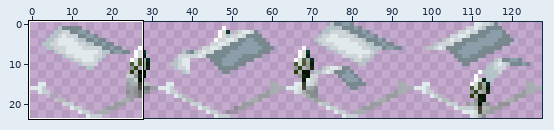
Sprite sheet: 1x1_2_winter_UPG.png. Above: a wide view before the commit, with the close-up outlined.
Close-up. Old version:
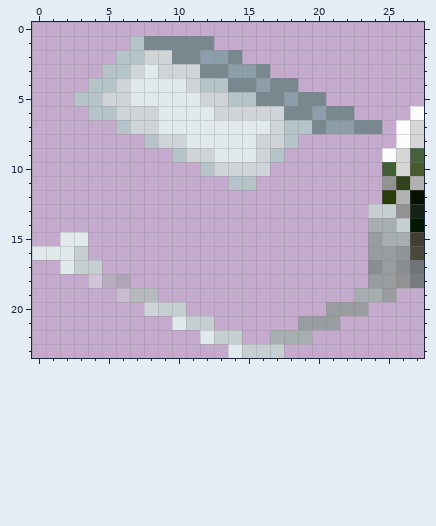
The file is 128x24 pixels. Pixels under 10% opacity are left out. Colours within 5 levels of each other are drawn and written as one. Shown: x 0..27, y 0..23.
The same view after the edit:
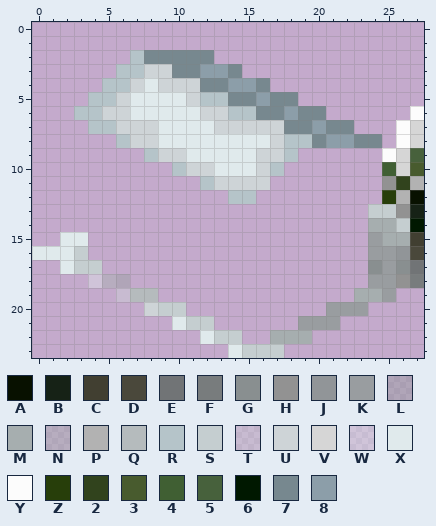
Palette (. is transparent): A #081100  B #162216  C #413f31  D #4a483b  E #717476  F #787c7d  G #898f90  H #929292  J #919598  K #999da0  L #9ba0a27b  M #a6aeaf  N #a9b0b27b  P #b2b2b2  Q #b5bbbd  R #b5c4c9  S #c5ced0  T #ced4d769  U #ced4d7  V #d6d6d6  W #e0eaec69  X #e0eaec  Y #fcfcfc  Z #273e0a  2 #31431d  3 #485b2e  4 #405f33  5 #47613c  6 #001800  7 #77888f  8 #8c9ea9
Edits made:
y 1: x 7..12 R77777 -> ......
y 2: x 6 R -> .; x 8..9 UU -> 77; x 12..14 887 -> 7..
y 3: x 5 R -> .; x 7..8 UX -> RU; x 10..16 UU77887 -> 77887..
y 4: x 4 R -> .; x 6..7 UX -> RU; x 9..10 XX -> UU; x 12..18 RR77877 -> 77887..
y 5: x 3 R -> .; x 5 U -> R; x 11..16 XUURR7 -> URR778; x 18..20 877 -> 7..
y 6: x 3 . -> R; x 5 R -> U; x 7..8 UU -> XX; x 12 X -> U; x 14..18 UUUU7 -> RR778; x 20..22 877 -> 7..
y 7: x 4..6 ..R -> RRU; x 13..16 XXXX -> UUUU; x 18..24 RR78877 -> 77877..
y 8: x 6..10 ..RUU -> RUUXX; x 16 U -> X; x 19..24 ...... -> R78877
y 9: x 8..12 ..RUU -> RUUXX; x 17..18 R. -> UR
y 10: x 10..15 ..RUUU -> RUUXXX; x 17 . -> R
y 11: x 12..16 ..RR. -> RUUUU
y 12: x 14..15 .. -> RR
Boxes around the changes in both close-ups, in picture pixels (x1, y1, x2, y2):
changed: (74, 36, 382, 204)
